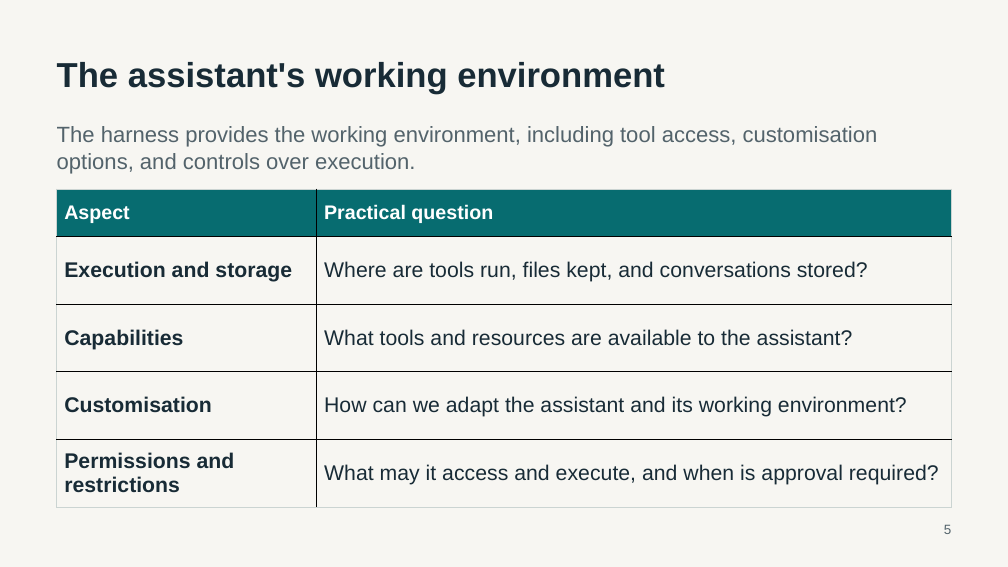
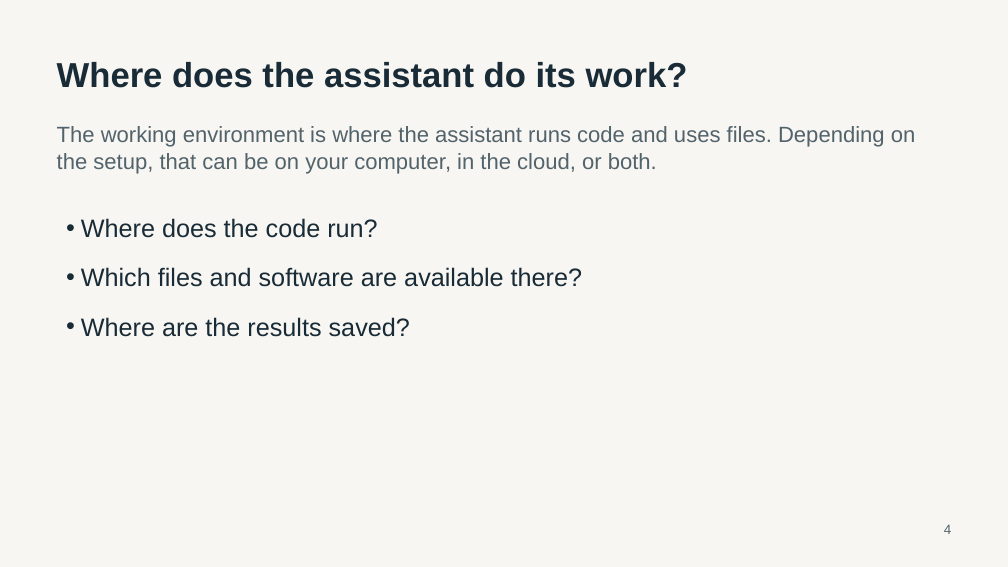
Before and after one commit to luntergroup/health-in-context-agents-workshop, a slide deck: slide 4 of material/intro-slides/AI_assistants_workshop_v1.pptx (slide 5 before the commit). Drawn at 1008x567 pixels with LibreOffice and Linux fonts; fonts in the diff are those of the drawing. Boxes give left, top, right and bottom in pixels: in the first picture for what was removed or moved away, otherwise in the second. Text is boxed around its words. In the diff, an @@ line names an element or a change of style, - is before the commit and + after.

```diff
--- a/material/intro-slides/AI_assistants_workshop_v1.pptx
+++ b/material/intro-slides/AI_assistants_workshop_v1.pptx
@@ text at (57,62,688,88): text changed @@
-The assistant's working environment
+Where does the assistant do its work?
@@ text at (57,126,916,174): text changed @@
-The harness provides the working environment, including tool access, customisation options, and controls over execution.
+The working environment is where the assistant runs code and uses files. Depending on the setup, that can be on your computer, in the cloud, or both.
@@ table removed at (57,189,952,507), 5 rows, 2 columns @@
-Aspect | Practical question
-Execution and storage | Where are tools run, files kept, and conversations stored?
-Capabilities | What tools and resources are available to the assistant?
-Customisation | How can we adapt the assistant and its working environment?
-Permissions and restrictions | What may it access and execute, and when is approval required?
@@ text added at (81,218,582,337), 24 pt, text #182B36 @@
+• Where does the code run?
+• Which files and software are available there?
+• Where are the results saved?
@@ text at (944,525,951,534): text changed @@
-5
+4
```
Also in this commit, not shown: 3 other slides changed, 3 slides added, 2 slides removed.
